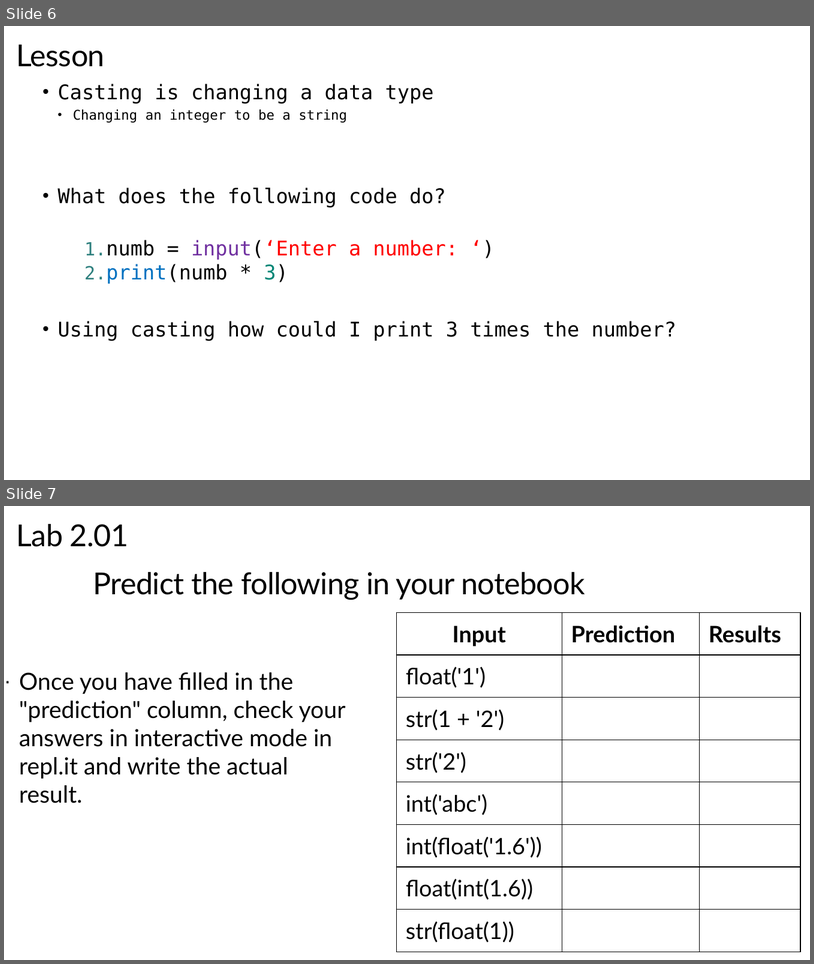
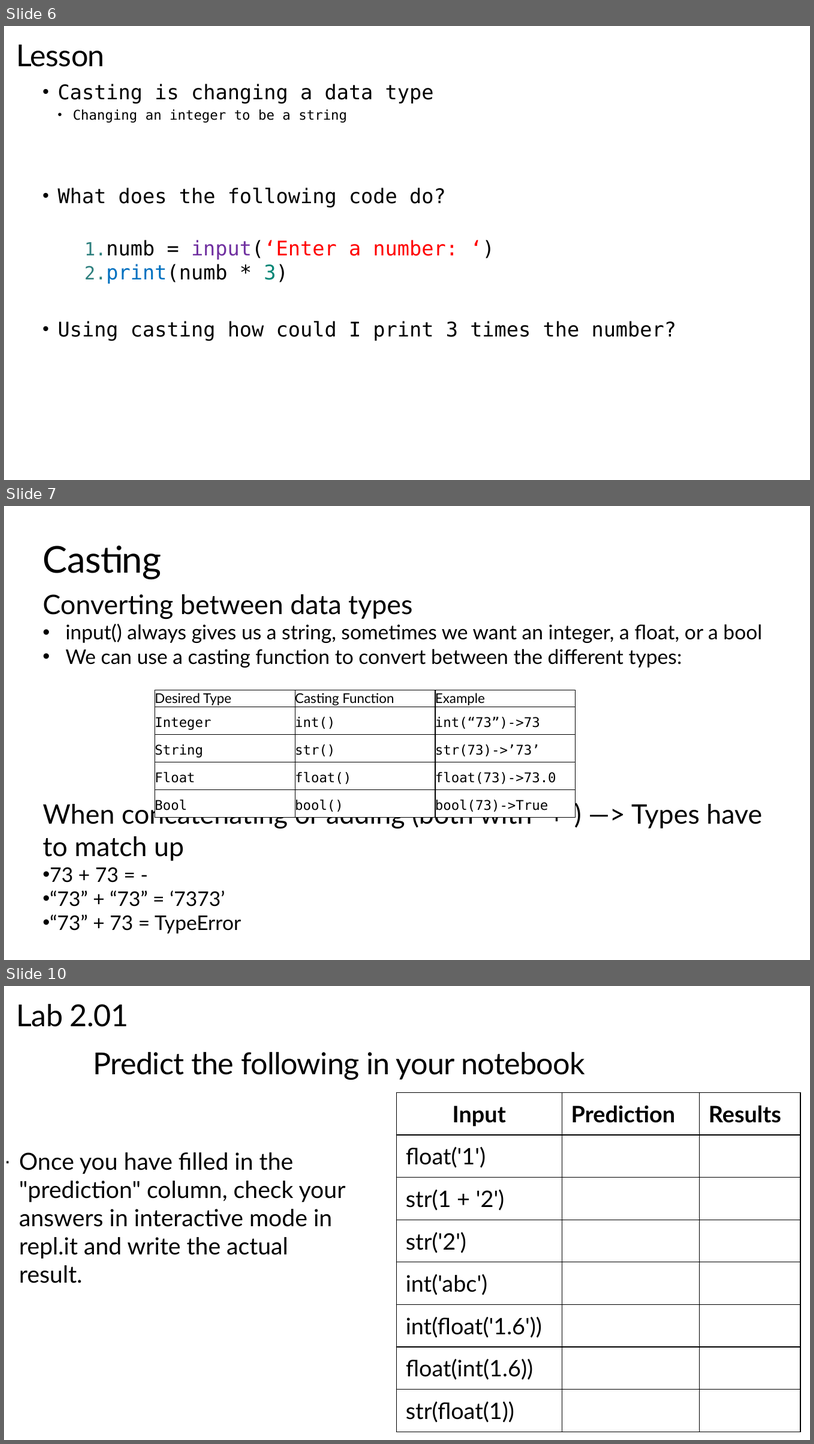
Before and after one commit to TEALSK12/2nd-semester-introduction-to-computer-science, a slide deck: units/2_unit/slidedecks/Intro Python 2.01 TEALS.pptx. Shown one above the other, each under a label of ours: slides 6 and 7 before the commit, slides 6, 7 and 10 after it; the slides between them are not shown. The pictures are 814x964 and 814x1444 pixels, drawn with LibreOffice and Linux fonts; fonts in the diff are those of the drawing; background and template pictures are left out. Boxes give left, top, right and bottom in pixels: in the first picture for what was removed or moved away, otherwise in the second. Text is boxed around its words. In the diff, an @@ line names an element or a change of style, - is before the commit and + after.

Commit message:
Moved Casting from 1.04 to 2.01

```diff
--- a/units/2_unit/slidedecks/Intro Python 2.01 TEALS.pptx
+++ b/units/2_unit/slidedecks/Intro Python 2.01 TEALS.pptx
@@ slide 7 added at (4,506,810,960), background #FFFFFF @@
@@ title added at (43,546,162,580), 44 pt, text #000000 @@
+Casting
@@ text added at (43,594,762,933), 24 pt, text #000000 @@
+Converting between data types
+  • input() always gives us a string, sometimes we want an integer, a float, or a bool
+  • We can use a casting function to convert between the different types:
+When concatenating or adding (both with “+”) —> Types have to match up
+• 73 + 73 = -
+• “73” + “73” = ‘7373’
+• “73” + 73 = TypeError
@@ table added at (155,690,576,817), 5 rows, 3 columns @@
+Desired Type | Casting Function | Example
+Integer | int() | int(“73”)->73
+String | str() | str(73)->’73’
+Float | float() | float(73)->73.0
+Bool | bool() | bool(73)->True
@@ what was slide 7 is now slide 10 @@
```
Also in this commit, not shown: 2 other slides added, 4 other files.
